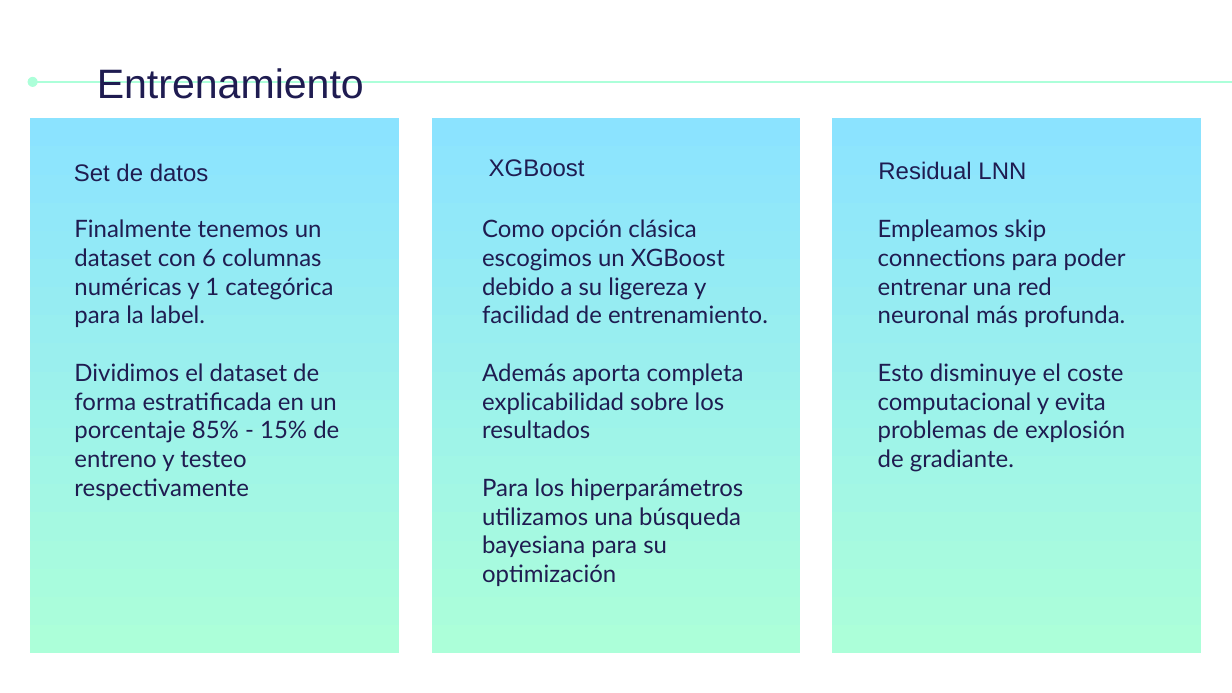
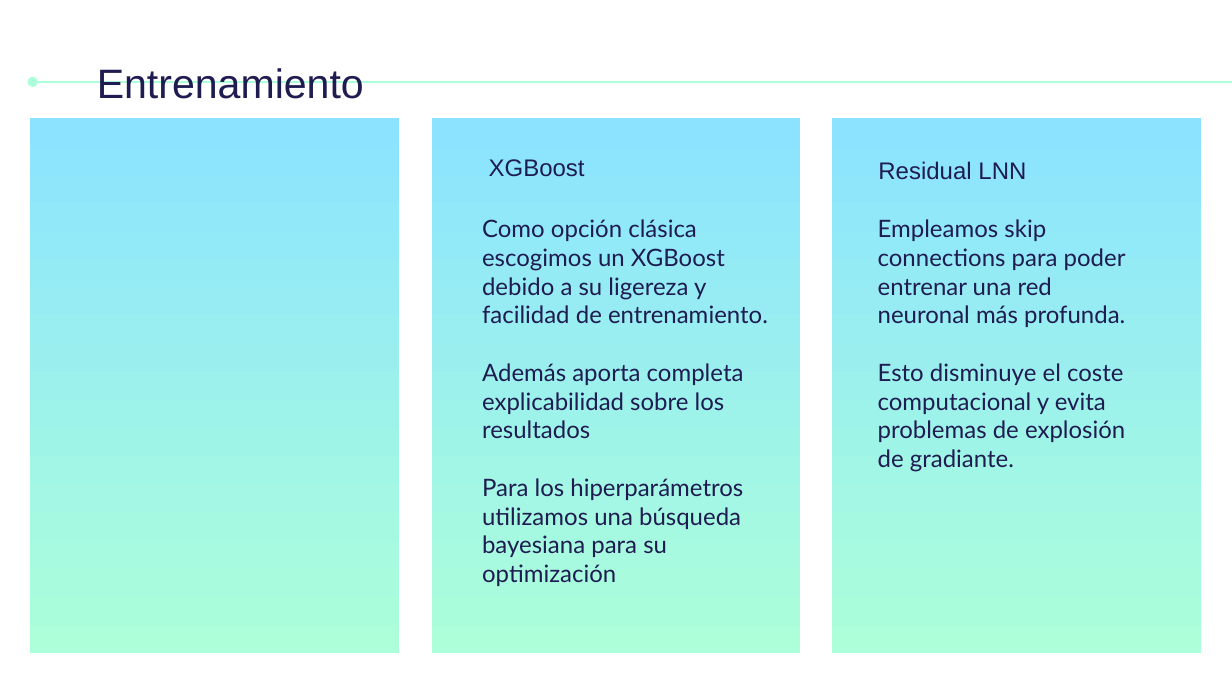
Before and after one commit to AnxoCasal/DDoS-Model-Prediction, a slide deck: slide 10 of Documentación/Presentacion de proyecto.pptx. Drawn at 1232x693 pixels with LibreOffice and Linux fonts; fonts in the diff are those of the drawing. Boxes give left, top, right and bottom in pixels: in the first picture for what was removed or moved away, otherwise in the second. Text is boxed around its words. In the diff, an @@ line names an element or a change of style, - is before the commit and + after.

```diff
--- a/Documentación/Presentacion de proyecto.pptx
+++ b/Documentación/Presentacion de proyecto.pptx
@@ text removed at [74, 163, 209, 182] @@
-Set de datos
@@ text removed at [74, 219, 339, 500] @@
-Finalmente tenemos un dataset con 6 columnas numéricas y 1 categórica para la label.
-Dividimos el dataset de forma estratificada en un porcentaje 85% - 15% de entreno y testeo respectivamente
```
Also in this commit, not shown: 2 other slides changed, 2 other files.
